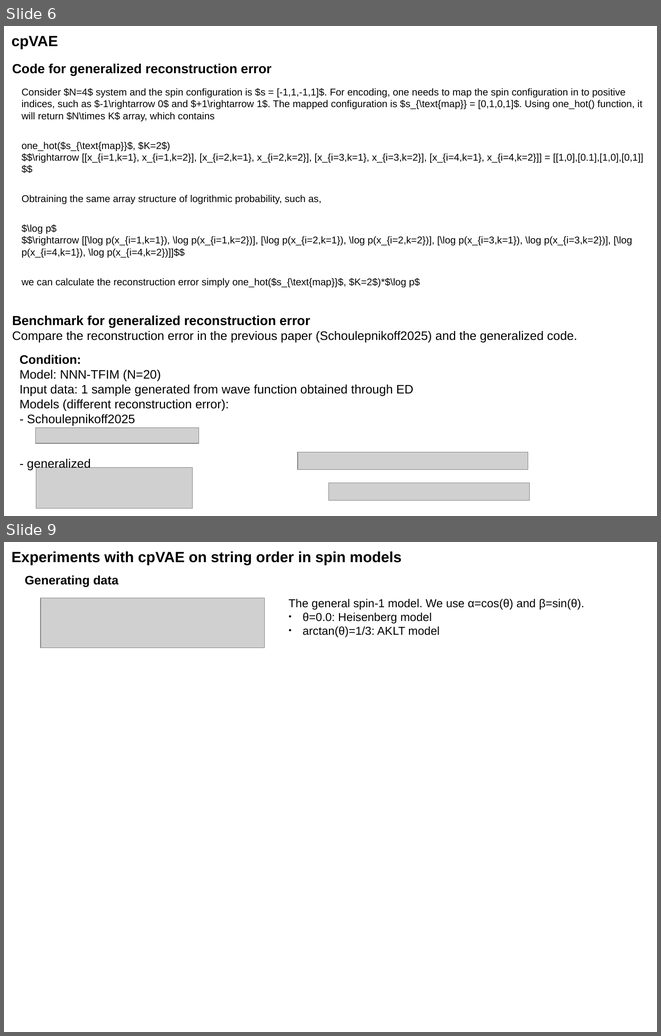
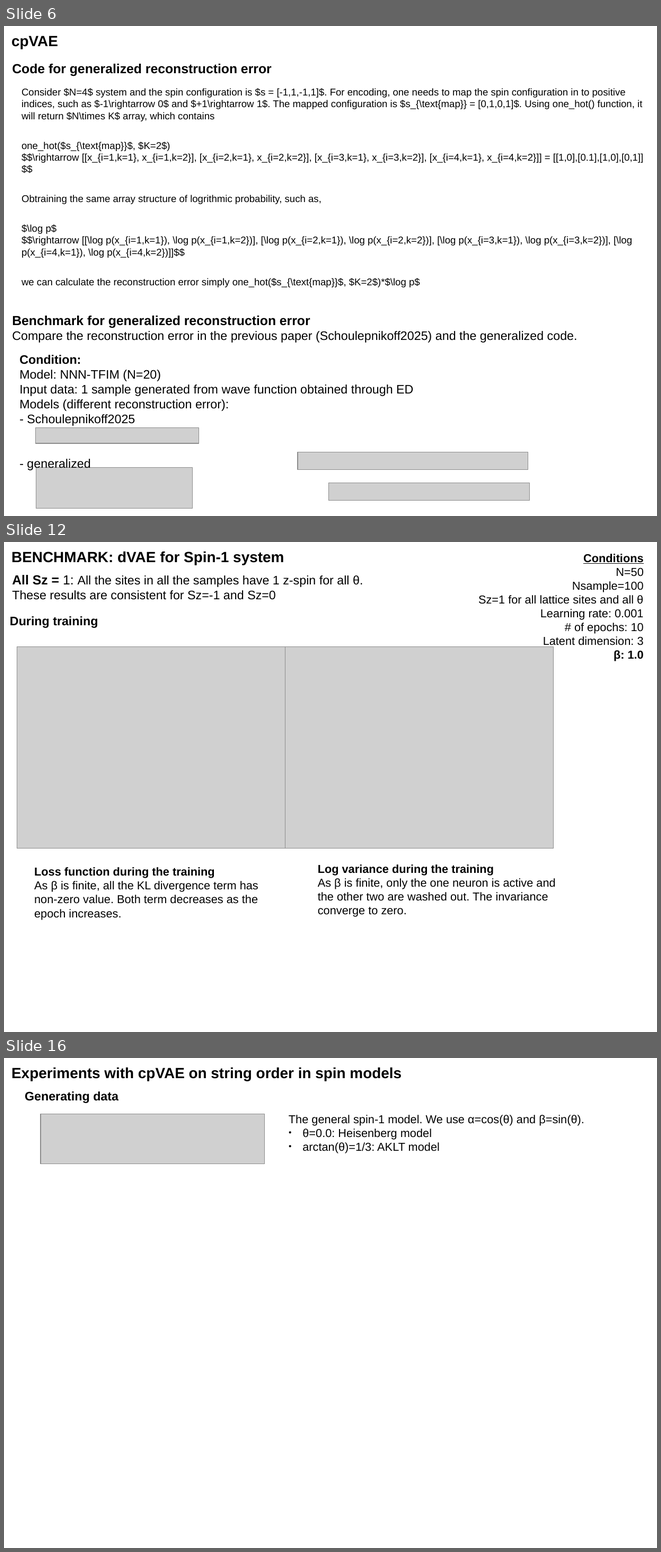
Before and after one commit to YumaAL/pcVAE, a slide deck: slide.odp. Shown one above the other, each under a label of ours: slides 6 and 9 before the commit, slides 6, 12 and 16 after it; the slides between them are not shown. The pictures are 661x1036 and 661x1552 pixels, drawn with LibreOffice and Linux fonts; fonts in the diff are those of the drawing; grey boxes stand for pictures. Boxes give left, top, right and bottom in pixels: in the first picture for what was removed or moved away, otherwise in the second. Text is boxed around its words. In the diff, an @@ line names an element or a change of style, - is before the commit and + after.

Commit message:
benchmarked

```diff
--- a/slide.odp
+++ b/slide.odp
@@ slide 12 added at (4, 542, 657, 1032), background #FFFFFF @@
@@ text added at (11, 551, 284, 565), 18 pt, text #000000, bold @@
+BENCHMARK: dVAE for Spin-1 system
@@ text added at (478, 554, 644, 661), 14 pt, text #000000 @@
+Conditions
+N=50
+Nsample=100
+Sz=1 for all lattice sites and all θ
+Learning rate: 0.001
+# of epochs: 10
+Latent dimension: 3
+β: 1.0
@@ text added at (12, 575, 363, 600), 15 pt, text #000000 @@
+All Sz = 1: All the sites in all the samples have 1 z-spin for all θ.
+These results are consistent for Sz=-1 and Sz=0
@@ text added at (10, 616, 98, 628), 15 pt, text #000000, bold @@
+During training
@@ picture added at (17, 647, 285, 848) @@
@@ picture added at (285, 647, 554, 848) @@
@@ text added at (34, 867, 258, 919), 14 pt, text #000000 @@
+Loss function during the training
+As β is finite, all the KL divergence term has non-zero value. Both term decreases as the epoch increases.
@@ text added at (318, 864, 555, 917), 14 pt, text #000000 @@
+Log variance during the training
+As β is finite, only the one neuron is active and the other two are washed out. The invariance converge to zero.
@@ what was slide 9 is now slide 16 @@
```
Also in this commit, not shown: 3 slides changed, 6 other slides added, 3 other files.
